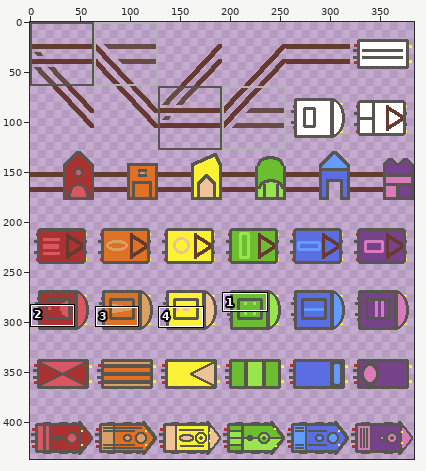
Two versions of one sprite sheet, rails.png. The first picture is a wide view before the edit; the outline marks the close-up.
Close-up. Before the edit:
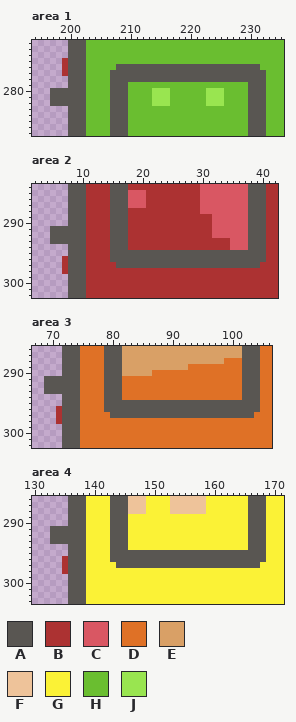
The file is 384x448 pixels. Colours within 5 levels of each other are drawn and written as one. Shown: area 1: x 194..235, y 272..287; area 2: x 2..42, y 284..302; area 3: x 67..106, y 286..302; area 4: x 130..171, y 286..303. The wide view leaves out empty margins. The commit also changed other parts of the picture, which this record leaves out.
Palette (. is transparent): A #595652  B #ac3232  C #d95763  D #df7126  E #d9a066  F #eec39a  G #fbf236  H #6abe30  J #99e550
Pixels before, area 1, first column x 197:
272 ...AAAHHHHHHHHHHHHHHHHHHHHHHHHHHHHHHHHH
273 ...AAAHHHHHHHHHHHHHHHHHHHHHHHHHHHHHHHHH
274 ...AAAHHHHHHHHHHHHHHHHHHHHHHHHHHHHHHHHH
275 ..BAAAHHHHHHHHHHHHHHHHHHHHHHHHHHHHHHHHH
276 ..BAAAHHHHHAAAAAAAAAAAAAAAAAAAAAAAAHHHH
277 ..BAAAHHHHAAAAAAAAAAAAAAAAAAAAAAAAAAHHH
278 ...AAAHHHHAAAAAAAAAAAAAAAAAAAAAAAAAAHHH
279 ...AAAHHHHAAAHHHHHHHHHHHHHHHHHHHHAAAHHH
280 AAAAAAHHHHAAAHHHHJJJHHHHHHJJJHHHHAAAHHH
281 AAAAAAHHHHAAAHHHHJJJHHHHHHJJJHHHHAAAHHH
282 AAAAAAHHHHAAAHHHHJJJHHHHHHJJJHHHHAAAHHH
283 ...AAAHHHHAAAHHHHHHHHHHHHHHHHHHHHAAAHHH
284 ...AAAHHHHAAAHHHHHHHHHHHHHHHHHHHHAAAHHH
285 ...AAAHHHHAAAHHHHHHHHHHHHHHHHHHHHAAAHHH
286 ...AAAHHHHAAAHHHHHHHHHHHHHHHHHHHHAAAHHH
287 ...AAAHHHHAAAHHHHHHHHHHHHHHHHHHHHAAAHHH
Pixels before, area 2, first column x 5:
284 ...AAABBBBAAABBBBBBBBBBBBCCCCCCCCAAABB
285 ...AAABBBBAAACCCBBBBBBBBBCCCCCCCCAAABB
286 ...AAABBBBAAACCCBBBBBBBBBCCCCCCCCAAABB
287 ...AAABBBBAAACCCBBBBBBBBBCCCCCCCCAAABB
288 ...AAABBBBAAABBBBBBBBBBBBCCCCCCCCAAABB
289 ...AAABBBBAAABBBBBBBBBBBBBBCCCCCCAAABB
290 ...AAABBBBAAABBBBBBBBBBBBBBCCCCCCAAABB
291 AAAAAABBBBAAABBBBBBBBBBBBBBCCCCCCAAABB
292 AAAAAABBBBAAABBBBBBBBBBBBBBCCCCCCAAABB
293 AAAAAABBBBAAABBBBBBBBBBBBBBBBBCCCAAABB
294 ...AAABBBBAAABBBBBBBBBBBBBBBBBCCCAAABB
295 ...AAABBBBAAAAAAAAAAAAAAAAAAAAAAAAAABB
296 ..BAAABBBBAAAAAAAAAAAAAAAAAAAAAAAAAABB
297 ..BAAABBBBBAAAAAAAAAAAAAAAAAAAAAAAABBB
298 ..BAAABBBBBBBBBBBBBBBBBBBBBBBBBBBBBBBB
299 ...AAABBBBBBBBBBBBBBBBBBBBBBBBBBBBBBBB
300 ...AAABBBBBBBBBBBBBBBBBBBBBBBBBBBBBBBB
301 ...AAABBBBBBBBBBBBBBBBBBBBBBBBBBBBBBBB
302 ...AAABBBBBBBBBBBBBBBBBBBBBBBBBBBBBBBB
Pixels before, area 3, first column x 69:
286 ...AAADDDDAAAEEEEEEEEEEEEEEEEEEEEAAADD
287 ...AAADDDDAAAEEEEEEEEEEEEEEEEEEEEAAADD
288 ...AAADDDDAAAEEEEEEEEEEEEEEEEEDDDAAADD
289 ...AAADDDDAAAEEEEEEEEEEEDDDDDDDDDAAADD
290 ...AAADDDDAAAEEEEEDDDDDDDDDDDDDDDAAADD
291 AAAAAADDDDAAADDDDDDDDDDDDDDDDDDDDAAADD
292 AAAAAADDDDAAADDDDDDDDDDDDDDDDDDDDAAADD
293 AAAAAADDDDAAADDDDDDDDDDDDDDDDDDDDAAADD
294 ...AAADDDDAAADDDDDDDDDDDDDDDDDDDDAAADD
295 ...AAADDDDAAAAAAAAAAAAAAAAAAAAAAAAAADD
296 ..BAAADDDDAAAAAAAAAAAAAAAAAAAAAAAAAADD
297 ..BAAADDDDDAAAAAAAAAAAAAAAAAAAAAAAADDD
298 ..BAAADDDDDDDDDDDDDDDDDDDDDDDDDDDDDDDD
299 ...AAADDDDDDDDDDDDDDDDDDDDDDDDDDDDDDDD
300 ...AAADDDDDDDDDDDDDDDDDDDDDDDDDDDDDDDD
301 ...AAADDDDDDDDDDDDDDDDDDDDDDDDDDDDDDDD
302 ...AAADDDDDDDDDDDDDDDDDDDDDDDDDDDDDDDD
Pixels before, area 4, first column x 133:
286 ...AAAGGGGAAAFFFGGGGFFFFFFGGGGGGGAAAGGG
287 ...AAAGGGGAAAFFFGGGGFFFFFFGGGGGGGAAAGGG
288 ...AAAGGGGAAAFFFGGGGFFFFFFGGGGGGGAAAGGG
289 ...AAAGGGGAAAGGGGGGGGGGGGGGGGGGGGAAAGGG
290 ...AAAGGGGAAAGGGGGGGGGGGGGGGGGGGGAAAGGG
291 AAAAAAGGGGAAAGGGGGGGGGGGGGGGGGGGGAAAGGG
292 AAAAAAGGGGAAAGGGGGGGGGGGGGGGGGGGGAAAGGG
293 AAAAAAGGGGAAAGGGGGGGGGGGGGGGGGGGGAAAGGG
294 ...AAAGGGGAAAGGGGGGGGGGGGGGGGGGGGAAAGGG
295 ...AAAGGGGAAAAAAAAAAAAAAAAAAAAAAAAAAGGG
296 ..BAAAGGGGAAAAAAAAAAAAAAAAAAAAAAAAAAGGG
297 ..BAAAGGGGGAAAAAAAAAAAAAAAAAAAAAAAAGGGG
298 ..BAAAGGGGGGGGGGGGGGGGGGGGGGGGGGGGGGGGG
299 ...AAAGGGGGGGGGGGGGGGGGGGGGGGGGGGGGGGGG
300 ...AAAGGGGGGGGGGGGGGGGGGGGGGGGGGGGGGGGG
301 ...AAAGGGGGGGGGGGGGGGGGGGGGGGGGGGGGGGGG
302 ...AAAGGGGGGGGGGGGGGGGGGGGGGGGGGGGGGGGG
303 ...AAAGGGGGGGGGGGGGGGGGGGGGGGGGGGGGGGGG
New version:
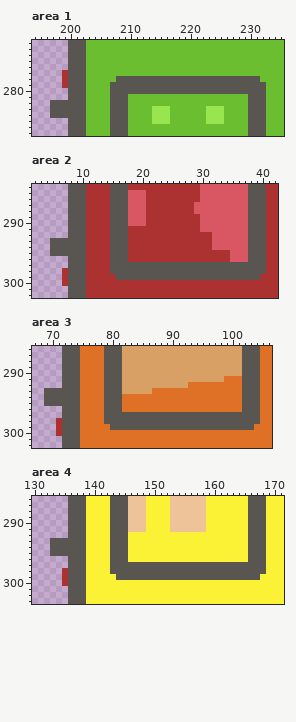
The edit:
Area 1:
Colour A is added in rows 283 to 284 at x 197 to 199.
Colour A replaces colour H in row 279 at x 210 to 229; in row 280 at x 210 to 213, 217 to 222 and 226 to 229.
Colour A replaces colour J in row 280 at x 214 to 216 and 223 to 225.
Colour B is added in rows 278 to 279 at x 199.
Colour H replaces colour A in row 276 at x 208 to 231; in row 277 at x 207 to 232; in row 278 at x 207 and 232.
Colour H replaces colour J in rows 281 to 282 at x 214 to 216 and 223 to 225.
Colour J replaces colour H in rows 283 to 285 at x 214 to 216 and 223 to 225.
The edit erases colour A in rows 280 to 281 at x 197 to 199.
The edit erases colour B in rows 275 to 276 at x 199.
Area 2:
Colour A is added in rows 294 to 295 at x 5 to 7.
Colour A replaces colour B in row 297 at x 15 and 40; in row 298 at x 15 to 40; in row 299 at x 16 to 39.
Colour B is added in rows 299 to 300 at x 7.
Colour B replaces colour A in rows 295 to 296 at x 18 to 34.
Colour C replaces colour A in rows 295 to 296 at x 35 to 37.
Colour C replaces colour B in row 287 at x 29; in row 288 at x 18 to 20 and 29; in rows 289 to 290 at x 18 to 20 and 30 to 31; in row 291 at x 30 to 31; in rows 293 to 294 at x 32 to 34.
The edit erases colour A in rows 291 to 292 at x 5 to 7.
The edit erases colour B in rows 296 to 297 at x 7.
Area 3:
Colour A is added in rows 294 to 295 at x 69 to 71.
Colour A replaces colour D in row 297 at x 79 and 104; in row 298 at x 79 to 104; in row 299 at x 80 to 103.
Colour B is added in rows 299 to 300 at x 71.
Colour D replaces colour A in rows 295 to 296 at x 82 to 101.
Colour E replaces colour D in row 288 at x 99 to 101; in row 289 at x 93 to 101; in row 290 at x 87 to 101; in row 291 at x 82 to 98; in row 292 at x 82 to 92; in row 293 at x 82 to 86.
The edit erases colour A in rows 291 to 292 at x 69 to 71.
The edit erases colour B in rows 296 to 297 at x 71.
Area 4:
Colour A is added in rows 294 to 295 at x 133 to 135.
Colour A replaces colour G in row 297 at x 143 and 168; in row 298 at x 143 to 168; in row 299 at x 144 to 167.
Colour B is added in rows 299 to 300 at x 135.
Colour F replaces colour G in rows 289 to 291 at x 146 to 148 and 153 to 158.
Colour G replaces colour A in rows 295 to 296 at x 146 to 165.
The edit erases colour A in rows 291 to 292 at x 133 to 135.
The edit erases colour B in rows 296 to 297 at x 135.
